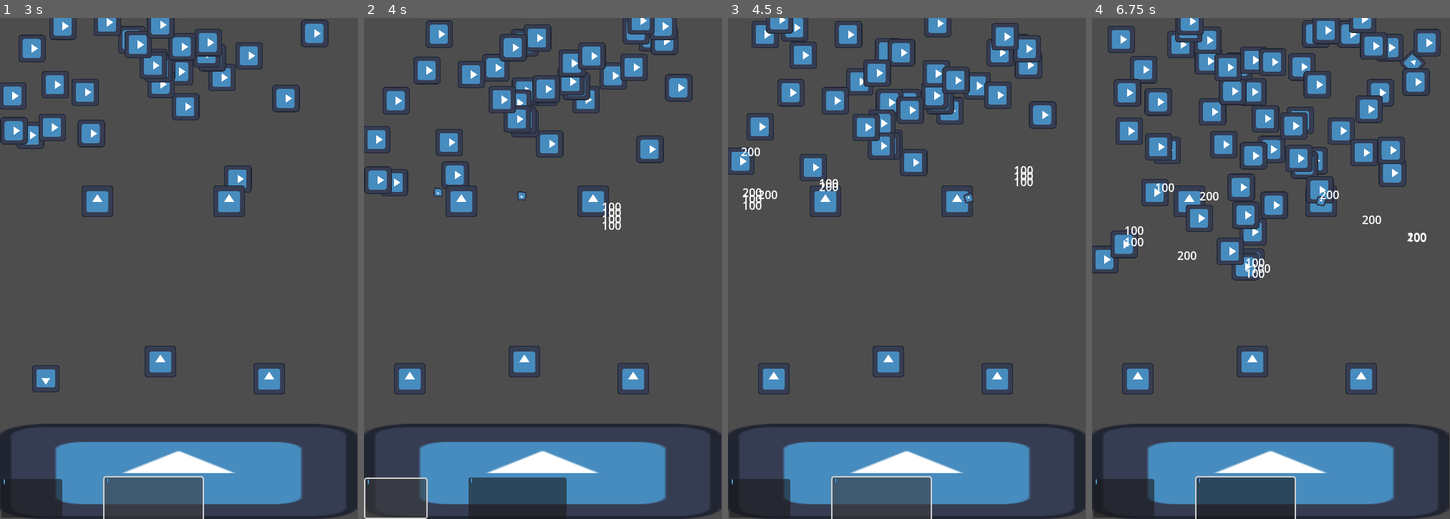
Above: before the commit, frames 1-4 (left to right).
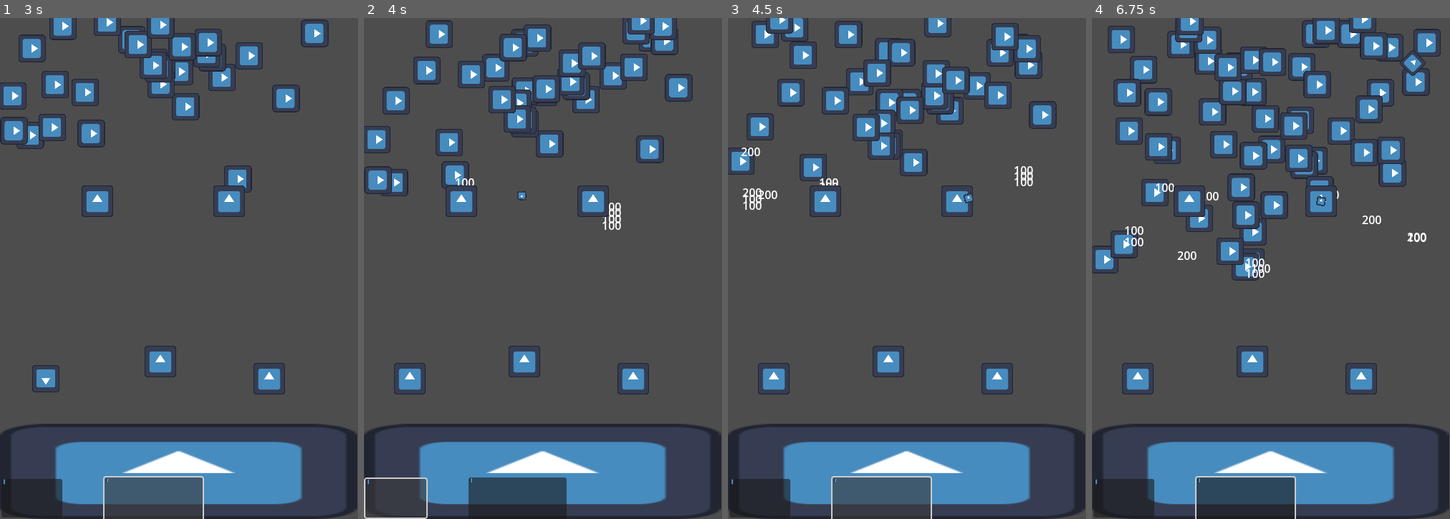
Above: after the commit, the same moments.

Repository: Chet-afk/tower-def
Game: Godot game, scene res://main.tscn
Two runs of this game, one before a commit and one after it. Both use one fixed random seed, a clock stepped at 60 frames per second and the inputs below. The engine's default icon, where the game draws it, is replaced by a stand-in: a white triangle on a blue panel in a dark square.
Inputs (mouse positions are in pixels of both pictures, inside the frame that each line leads up to):
- Up to frame 1 (3 s): click (32, 498) at 0.5 s; click (153, 498) at 1.25 s; click (32, 498) at 2 s; click (153, 498) at 2.75 s
- Up to frame 2 (4 s): click (396, 498) at 3.5 s
- Up to frame 3 (4.5 s): click (881, 498) at 4.25 s
- Up to frame 4 (6.75 s): move the mouse to (1360, 378) at 5.02 s; press the mouse at (1360, 378) at 5.03 s; move the mouse to (1321, 203) at 5.77 s; release the mouse at (1321, 203) at 5.78 s; click (1321, 203) at 5.85 s; move the mouse to (1188, 203) at 6.52 s; press the mouse at (1188, 203) at 6.53 s

Frame 1 is identical in both runs. In frame 2, 0.1% of the frame differs, in the area x 19-68%, y 32-40%; in frame 3, less than 0.1%; in frame 4, 0.3%, in the area x 22-92%, y 6-40%.

Commit message:
Added canvas layers to force hierarchy of sight

Diff:
--- a/tower_def/UI/tower_spawner.gd
+++ b/tower_def/UI/tower_spawner.gd
@@ -13,6 +13,6 @@
 			new_unit.set_placer(each_placer)
 			new_unit.set_global_position(each_placer.get_global_position())
 			each_placer.set_unit(new_unit)
-			get_parent().add_child(new_unit)
+			get_owner().find_child("PlayerLayer").add_child(new_unit)
 			spawned_unit.emit(new_unit)
 			return
--- a/tower_def/main.gd
+++ b/tower_def/main.gd
@@ -26,4 +26,4 @@
 
 func _reveal_sell():
 	# Show / Hide the trash when a tower is picked up / dropped
-	$Trash.set_visible(not $Trash.is_visible())
+	$PlayerLayer/Trash.set_visible(not $PlayerLayer/Trash.is_visible())
--- a/tower_def/main.tscn
+++ b/tower_def/main.tscn
@@ -23,27 +23,46 @@
 [node name="Menu" parent="." instance=ExtResource("1_uuig7")]
 visible = false
 
-[node name="Wall" parent="." instance=ExtResource("9_w8n04")]
+[node name="UI" type="CanvasLayer" parent="."]
+layer = 10
+
+[node name="tower_spawner" parent="UI" instance=ExtResource("5_5ytty")]
+offset_left = 2.0
+offset_top = 644.0
+offset_right = 87.0
+offset_bottom = 698.0
+unit = ExtResource("6_13h1d")
+
+[node name="tower_spawner2" parent="UI" instance=ExtResource("5_5ytty")]
+offset_left = 146.0
+offset_top = 642.0
+offset_right = 283.0
+offset_bottom = 702.0
+unit = ExtResource("7_wx8vu")
+
+[node name="PlayerLayer" type="CanvasLayer" parent="."]
+
+[node name="Wall" parent="PlayerLayer" instance=ExtResource("9_w8n04")]
 position = Vector2(147, 599)
 collision_layer = 4
 
-[node name="Trash" parent="." instance=ExtResource("8_i8y2a")]
+[node name="Trash" parent="PlayerLayer" instance=ExtResource("8_i8y2a")]
 visible = false
 position = Vector2(448, 64)
 
-[node name="Placement5" parent="." instance=ExtResource("3_24vqi")]
+[node name="Placement5" parent="PlayerLayer" instance=ExtResource("3_24vqi")]
 position = Vector2(376, 504)
 
-[node name="Placement3" parent="." instance=ExtResource("3_24vqi")]
+[node name="Placement3" parent="PlayerLayer" instance=ExtResource("3_24vqi")]
 position = Vector2(320, 256)
 
-[node name="Placement2" parent="." instance=ExtResource("3_24vqi")]
+[node name="Placement2" parent="PlayerLayer" instance=ExtResource("3_24vqi")]
 position = Vector2(136, 256)
 
-[node name="Placement4" parent="." instance=ExtResource("3_24vqi")]
+[node name="Placement4" parent="PlayerLayer" instance=ExtResource("3_24vqi")]
 position = Vector2(224, 480)
 
-[node name="Placement" parent="." instance=ExtResource("3_24vqi")]
+[node name="Placement" parent="PlayerLayer" instance=ExtResource("3_24vqi")]
 position = Vector2(64, 504)
 
 [node name="SpawnPath" type="Path2D" parent="."]
@@ -56,18 +75,4 @@
 wait_time = 0.1
 autostart = true
 
-[node name="tower_spawner" parent="." instance=ExtResource("5_5ytty")]
-offset_left = 2.0
-offset_top = 644.0
-offset_right = 87.0
-offset_bottom = 698.0
-unit = ExtResource("6_13h1d")
-
-[node name="tower_spawner2" parent="." instance=ExtResource("5_5ytty")]
-offset_left = 146.0
-offset_top = 642.0
-offset_right = 283.0
-offset_bottom = 702.0
-unit = ExtResource("7_wx8vu")
-
 [connection signal="timeout" from="MobSpawn" to="." method="_on_mob_spawn_timeout"]
